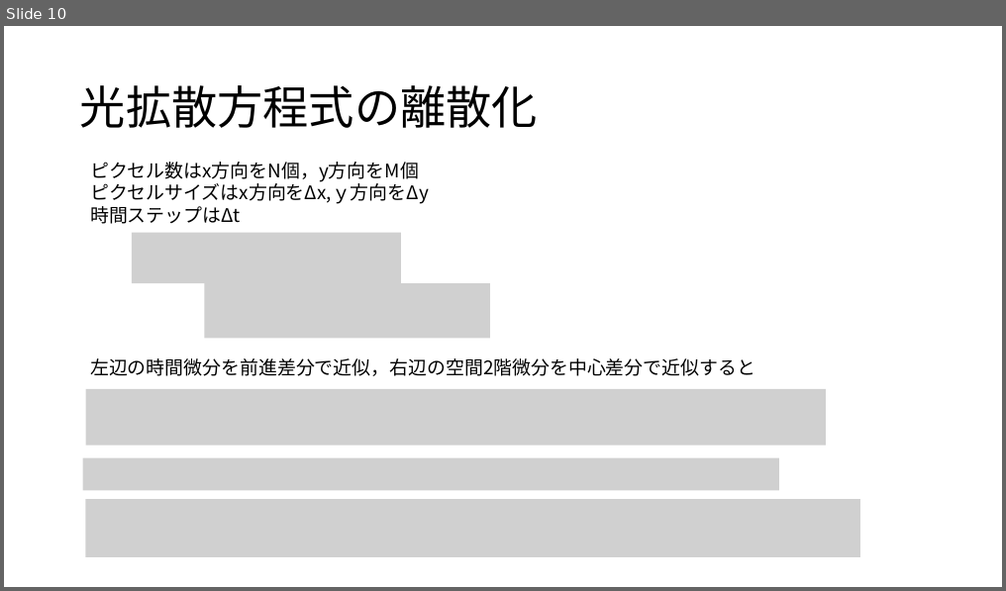
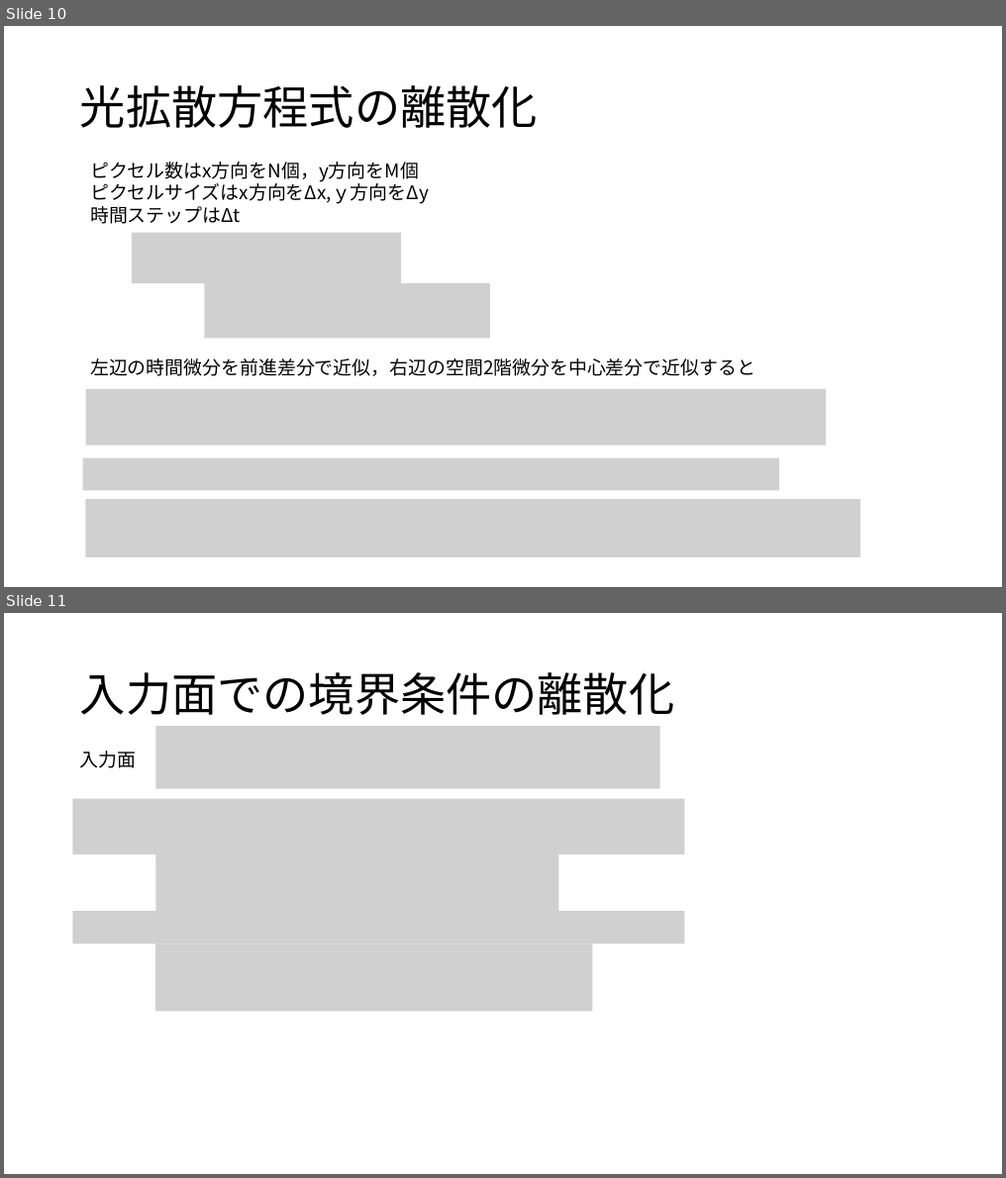
Before and after one commit to atuyoti/dot, a slide deck: slide/0519.pptx. Shown one above the other, each under a label of ours: slide 10 before the commit, slides 10 and 11 after it. The pictures are 1006x591 and 1006x1178 pixels, drawn with LibreOffice and Linux fonts; fonts in the diff are those of the drawing; grey boxes stand for pictures. Boxes give left, top, right and bottom in pixels: in the first picture for what was removed or moved away, otherwise in the second. Text is boxed around its words. In the diff, an @@ line names an element or a change of style, - is before the commit and + after.

```diff
--- a/slide/0519.pptx
+++ b/slide/0519.pptx
@@ slide 11 added at (4, 613, 1002, 1174), background #FFFFFF @@
@@ title added at (80, 672, 675, 715), 44 pt, text #000000 @@
+入力面での境界条件の離散化
@@ picture added at (156, 726, 660, 789) @@
@@ text added at (80, 751, 137, 768), 18 pt, text #000000 @@
+入力面
@@ picture added at (73, 799, 685, 854) @@
@@ picture added at (156, 845, 559, 912) @@
@@ picture added at (73, 911, 685, 944) @@
@@ picture added at (156, 944, 592, 1011) @@
```
Also in this commit, not shown: 1 slide changed, 1 other slide added, 1 other file.
